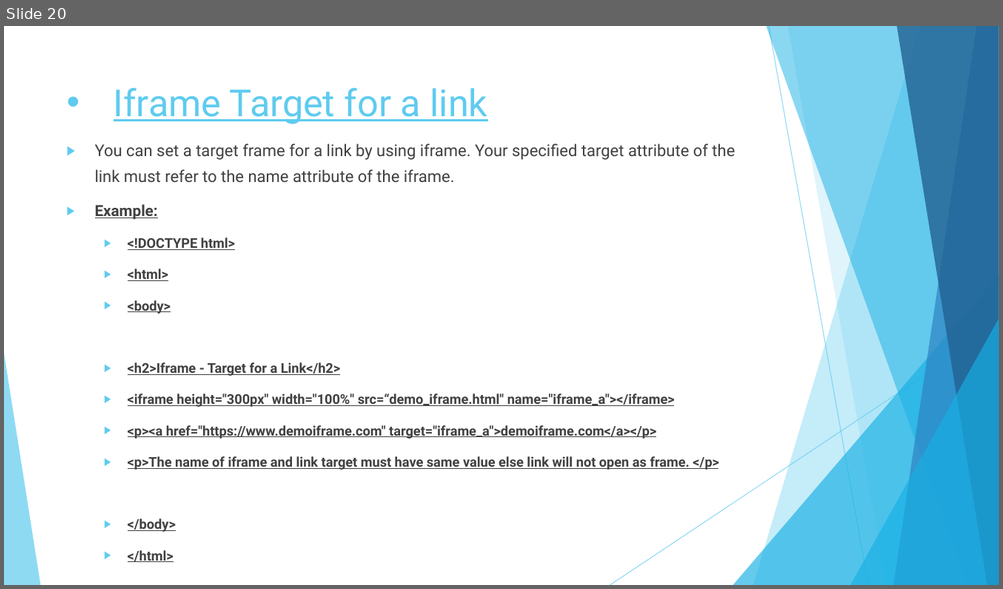
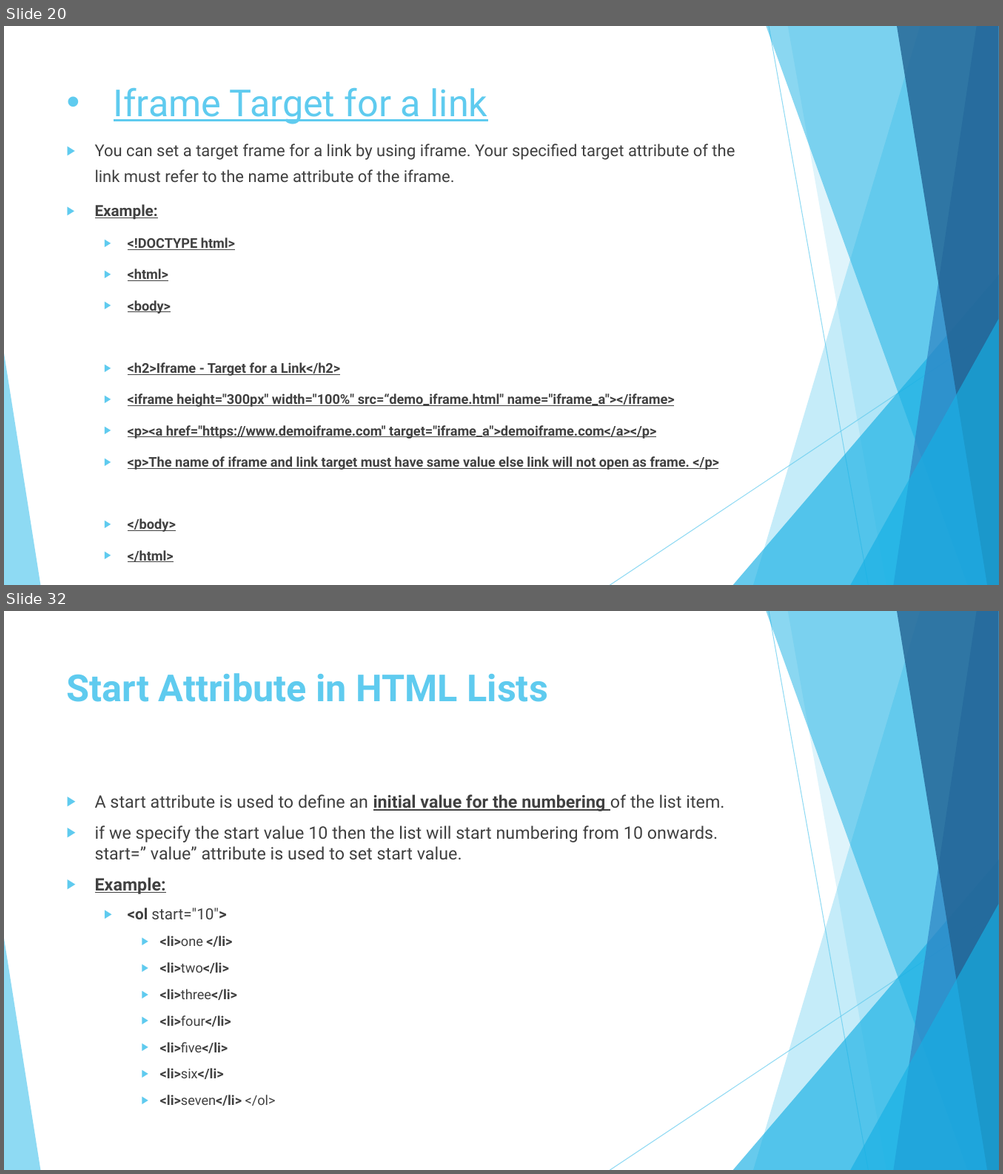
Before and after one commit to bhavikavasani/assignment_module1HTML, a slide deck: ASSIGNMENT.pptx. Shown one above the other, each under a label of ours: slide 20 before the commit, slides 20 and 32 after it; the slides between them are not shown. The pictures are 1003x589 and 1003x1174 pixels, drawn with LibreOffice and Linux fonts; fonts in the diff are those of the drawing. Boxes give left, top, right and bottom in pixels: in the first picture for what was removed or moved away, otherwise in the second. Text is boxed around its words. In the diff, an @@ line names an element or a change of style, - is before the commit and + after.

```diff
--- a/ASSIGNMENT.pptx
+++ b/ASSIGNMENT.pptx
@@ slide 32 added at bbox=[4, 611, 999, 1170], background #FFFFFF; not listed: 10 template elements that a slide beside it also shows @@
@@ title added at bbox=[67, 673, 547, 702], 36 pt, text #5FCBEF, bold @@
+Start Attribute in HTML Lists
@@ text added at bbox=[95, 795, 724, 1106], 16.6 pt, text #404040 @@
+▶ A start attribute is used to define an initial value for the numbering of the list item.
+▶ if we specify the start value 10 then the list will start numbering from 10 onwards. start=” value” attribute is used to set start value.
+▶ Example:
+  ▶ <ol start="10">
+    ▶ <li>one </li>
+    ▶ <li>two</li>
+    ▶ <li>three</li>
+    ▶ <li>four</li>
+    ▶ <li>five</li>
+    ▶ <li>six</li>
+    ▶ <li>seven</li> </ol>
```
Also in this commit, not shown: 1 slide changed, 27 other slides added.
